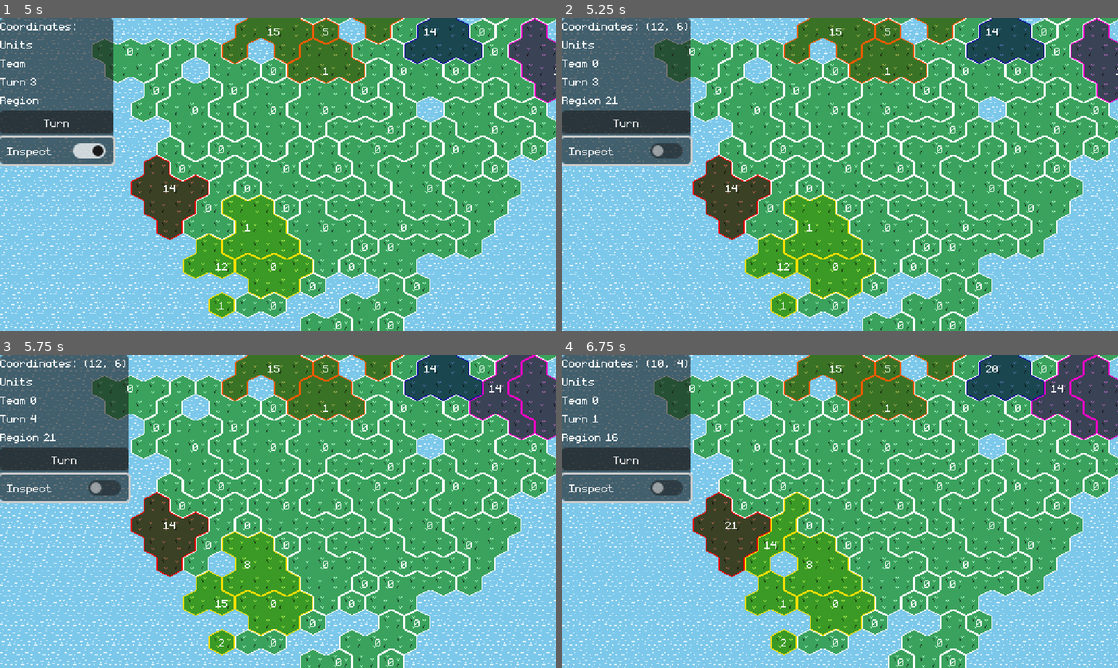
Above: before the commit, frames 1-4 (two rows, left to right).
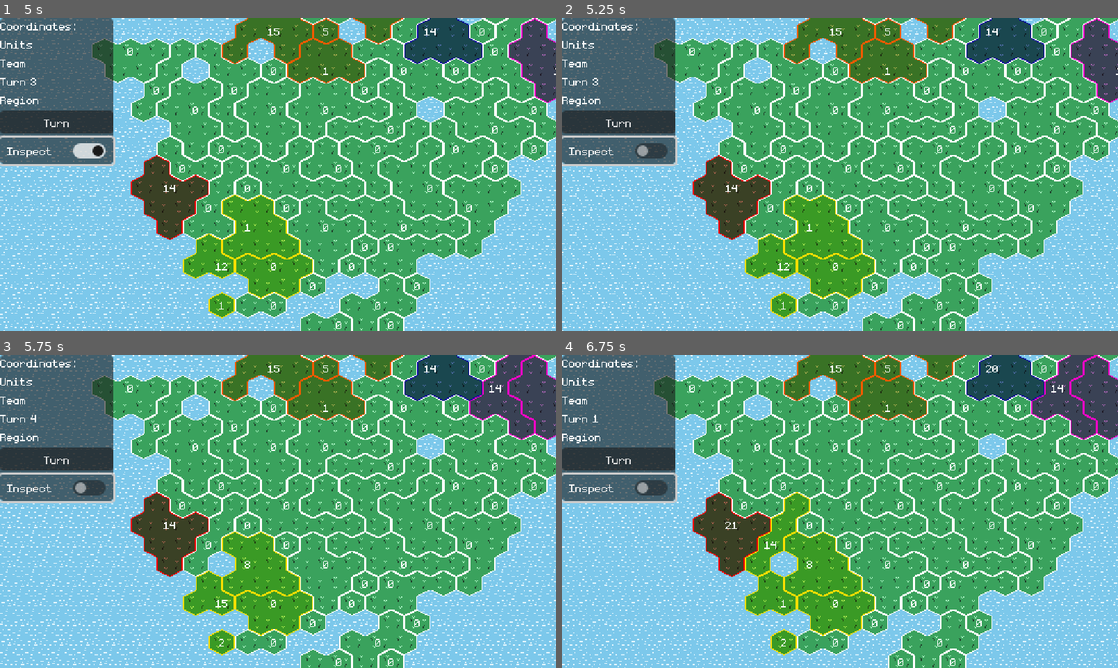
Above: after the commit, the same moments.

Repository: feored/LD54
Game: Godot game, scene res://scenes/main.tscn
The game is run twice, just before and just after one commit, with the same random seed, the same clock (stepped at 60 frames per second) and the same inputs.
Inputs (mouse positions are in pixels of both pictures, inside the frame that each line leads up to):
- Up to frame 1 (5 s): click "Turn" at 0.5 s; click "Inspect" at 1.25 s; click "Turn" at 2 s; click "Inspect" at 2.75 s; click "Turn" at 3.5 s; click "Inspect" at 4.25 s
- Up to frame 2 (5.25 s): tap Enter at 5 s; move the mouse to (962, 158) at 5.02 s; click (962, 158) at 5.17 s
- Up to frame 3 (5.75 s): no input
- Up to frame 4 (6.75 s): move the mouse to (728, 527) at 5.77 s; click (728, 527) at 5.92 s; move the mouse to (895, 442) at 6.52 s; click (895, 442) at 6.67 s

Frame 1 is identical in both runs. In frame 2, 1.7% of the frame differs, in the area x 5-24%, y 0-48%; in frame 3, 1.7%; in frame 4, 1.7%.
Error in both runs: Invalid access to property or key '1' on a base object of type 'Dictionary'. (res://scenes/main.gd:105)

Commit message:
select animation

Diff:
--- a/scenes/main.gd
+++ b/scenes/main.gd
@@ -115,10 +115,15 @@
 		update_display()
 		return
 	if (self.turn == self.player_team_index and clicked_tile != null and clicked_tile.team == self.teams[player_team_index]):
+		self.world.regions[clicked_tile.region].set_selected(false)
 		self.world.move_units(clicked_tile.region, new_clicked_tile.region)
 		clicked_tile = null
 	else:
 		clicked_tile = new_clicked_tile
+		if (clicked_tile.team == self.teams[self.player_team_index]):
+			self.world.regions[clicked_tile.region].set_selected(true)
+		else:
+			clicked_tile = null
 	update_display()
 
 
--- a/world/region.gd
+++ b/world/region.gd
@@ -64,9 +64,9 @@
 	return closest_tile.coords
 
 
-func select_region(show: bool):
+func set_selected(show: bool):
 	for t in self.tiles.values():
-		t.select_tile(show)
+		t.set_selected(show)
 
 
 func reset_tiles():
--- a/world/tile.gd
+++ b/world/tile.gd
@@ -18,6 +18,8 @@
 var borders = Constants.NO_BORDERS.duplicate()
 var region: int = Constants.NO_REGION
 var tween = null
+var lighter_color
+var blink_state = 0
 
 func init_cell(
 	init_coords: Vector2,
@@ -31,19 +33,23 @@
 	self.team = init_team
 	self.init_position = init_pos
 	self.borders = init_borders
-
+	var team_color = Color(Constants.TEAM_COLORS[self.team])
+	team_color.a = Constants.BLENDING_MODULATE_ALPHA
+	self.lighter_color = Color.hex(0xffffffff).blend(team_color)
 
 func _ready():
 	self.position = init_position
 	self.update_cell()
 
 
+
 func update_cell():
 	for b in self.borders.keys():
 		self.border_objects[b].modulate = Constants.TEAM_COLORS[team] if self.borders[b] else Color.hex(0x3aa25dff)
-	var lighter_color = Color(Constants.TEAM_COLORS[self.team])
-	lighter_color.a = Constants.BLENDING_MODULATE_ALPHA
-	self.modulate = Color.hex(0xffffffff).blend(lighter_color)
+	var team_color = Color(Constants.TEAM_COLORS[self.team])
+	team_color.a = Constants.BLENDING_MODULATE_ALPHA
+	self.lighter_color = Color.hex(0xffffffff).blend(team_color)
+	self.modulate = self.lighter_color
 
 func set_team(new_team: int):
 	self.team = new_team
@@ -61,9 +67,13 @@
 	self.region = new_region
 	self.update_cell()
 
+
+
 func set_selected(selected: bool):
 	if selected:
-		self.tween = create_tween().bind_node(self).set_trans(Tween.TRANS_ELASTIC).set_loops()
-		self.tween.tween_property($Sprite, "modulate", Color.WHITE, 1)
+		self.tween = self.create_tween().set_trans(Tween.TRANS_QUAD).set_ease(Tween.EASE_IN).set_loops()
+		self.tween.tween_property(self, "modulate", Color.WHITE, 0.5)
+		self.tween.tween_property(self, "modulate", self.lighter_color, 0.5)
 	else:
+		self.modulate = self.lighter_color
 		self.tween.kill()
